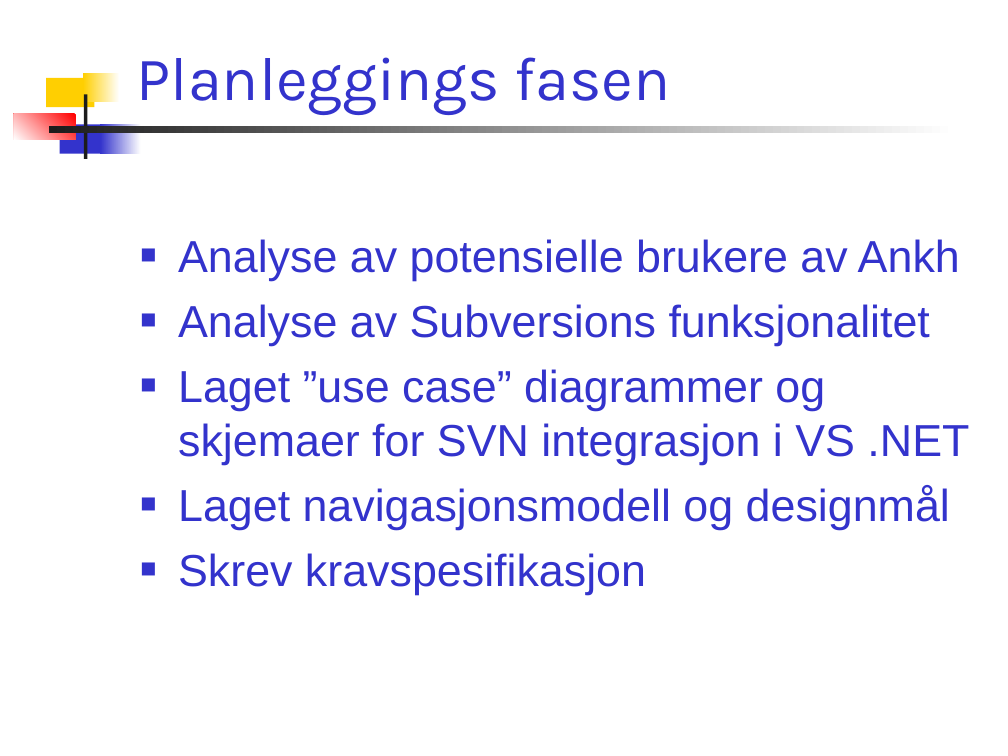
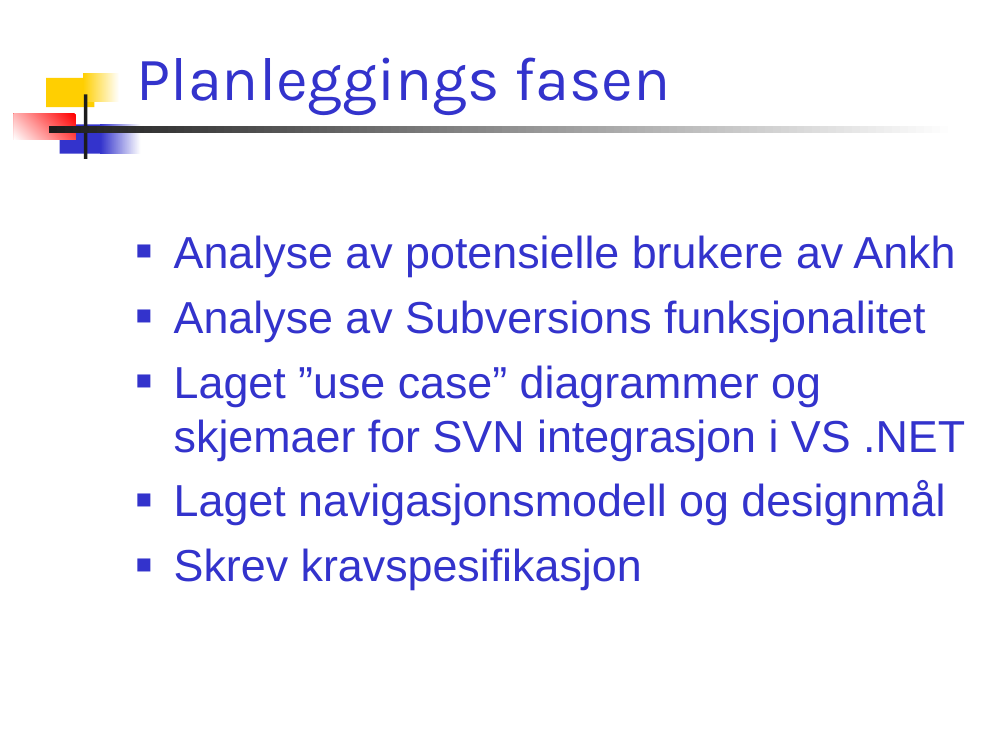
Before and after one commit to chucker/AnkhSVN, a slide deck: slide 17 of doc/powerpoint/Subversion_addin_for_VS.NET.ppt (slide 16 before the commit). Drawn at 1008x756 pixels with LibreOffice and Linux fonts; fonts in the diff are those of the drawing. Boxes give left, top, right and bottom in pixels: in the first picture for what was removed or moved away, otherwise in the second. Text is boxed around its words. In the diff, an @@ line names an element or a change of style, - is before the commit and + after.

```diff
--- a/doc/powerpoint/Subversion_addin_for_VS.NET.ppt
+++ b/doc/powerpoint/Subversion_addin_for_VS.NET.ppt
@@ text "Analyse av potensielle brukere av ...": place and size @@
-text "Analyse av potensielle brukere av ..." at [178,239,969,594]
+text "Analyse av potensielle brukere av ..." at [174,235,965,590]
```
Also in this commit, not shown: 17 other slides changed, 1 slide added.
